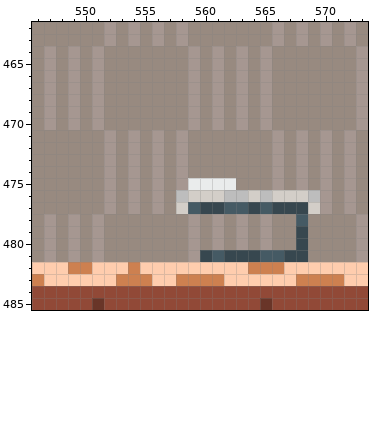
Two versions of one pixel-art file, Origins/Assets/Levels/Old_home_location/World_objects/Old_home_location.aseprite. The picture above is the old version.
1042x869 pixels, 1 frame. Colours within 5 levels of each other are drawn and written as one. Shown: x 546..573, y 462..485.
And afterwards:
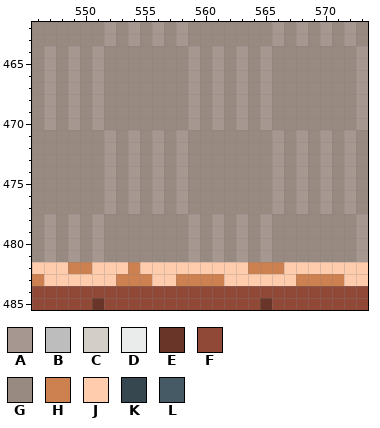
Palette (. is transparent): A #a69791  B #bdbdbd  C #d3cec8  D #eaecec  E #693528  F #914937  G #988a80  H #cd8050  J #ffcdae  K #37474f  L #455a64
What changed:
{"where": "layers \"Furniture/Computer staff\", \"Furniture/Small desk\""}
{"y":475,"x":559,"old":"DDDD","new":"GGGG"}
{"y":476,"x":558,"old":"BCCCBBCBCCCB","new":"AGGGGGGGAGAG"}
{"y":477,"x":558,"old":"CLKKLLKLKKKC","new":"AGGGGGGGAGAG"}
{"y":478,"x":568,"old":"L","new":"G"}
{"y":479,"x":568,"old":"K","new":"G"}
{"y":480,"x":568,"old":"K","new":"G"}
{"y":481,"x":560,"old":"KLKKKLLKK","new":"GAGAGAGGG"}
{"label":"changed","picture_box":[176,178,320,262]}
